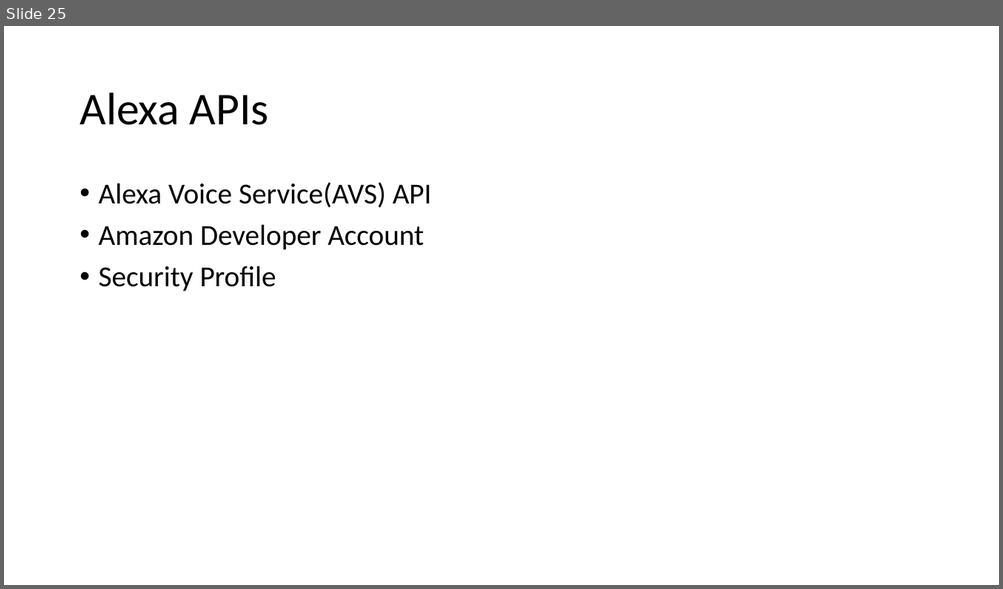
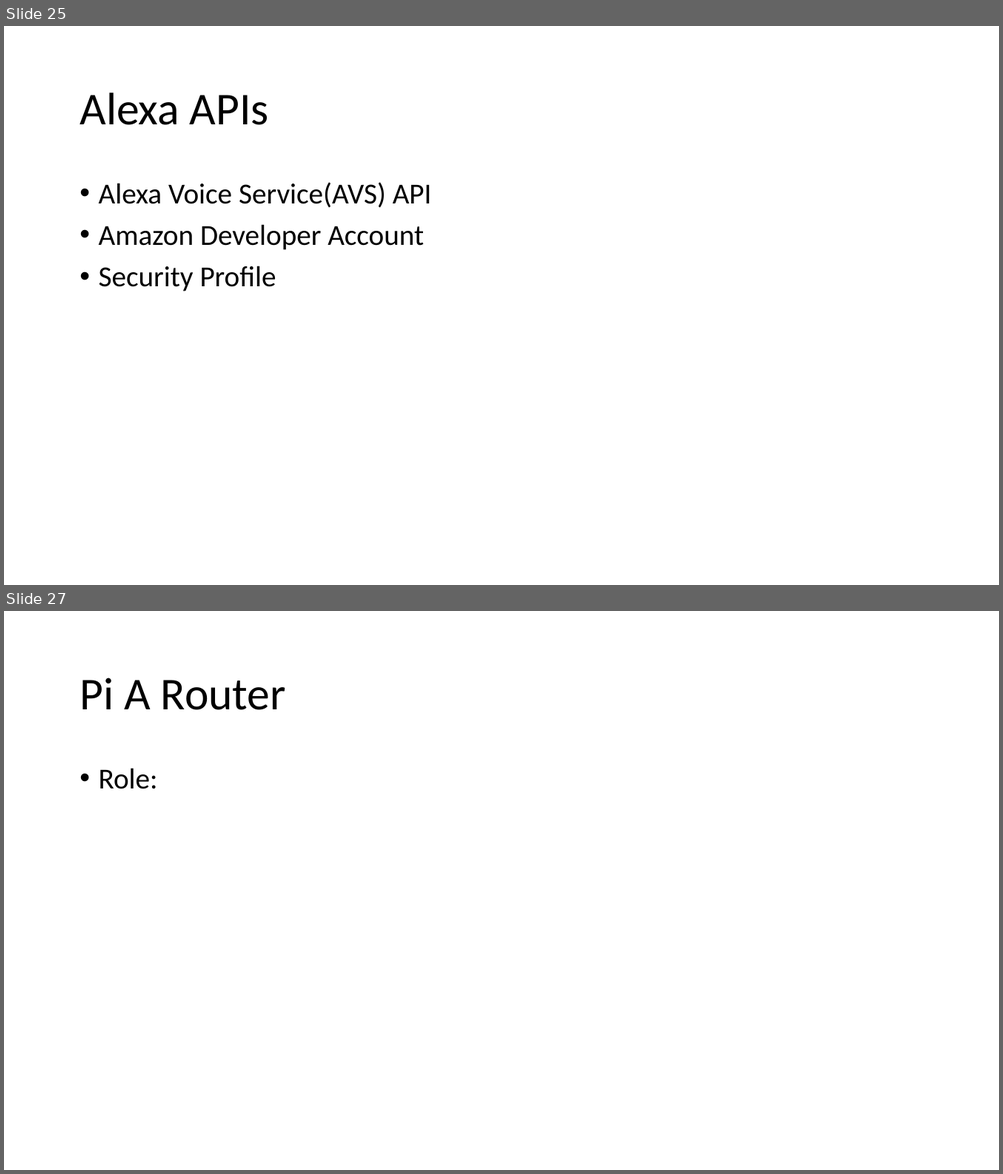
Before and after one commit to GXG-CS/Pi-Alexa, a slide deck: Presentation1.pptx. Shown one above the other, each under a label of ours: slide 25 before the commit, slides 25 and 27 after it; the slides between them are not shown. The pictures are 1003x589 and 1003x1174 pixels, drawn with LibreOffice and Linux fonts; fonts in the diff are those of the drawing. Boxes give left, top, right and bottom in pixels: in the first picture for what was removed or moved away, otherwise in the second. Text is boxed around its words. In the diff, an @@ line names an element or a change of style, - is before the commit and + after.

```diff
--- a/Presentation1.pptx
+++ b/Presentation1.pptx
@@ slide 27 added at bbox=[4, 611, 999, 1170], background #FFFFFF @@
@@ title added at bbox=[79, 678, 286, 710], 44 pt, text #000000 @@
+Pi A Router
@@ text added at bbox=[99, 768, 158, 789], 28 pt, text #000000 @@
+• Role:
```
Also in this commit, not shown: 3 other slides added.
